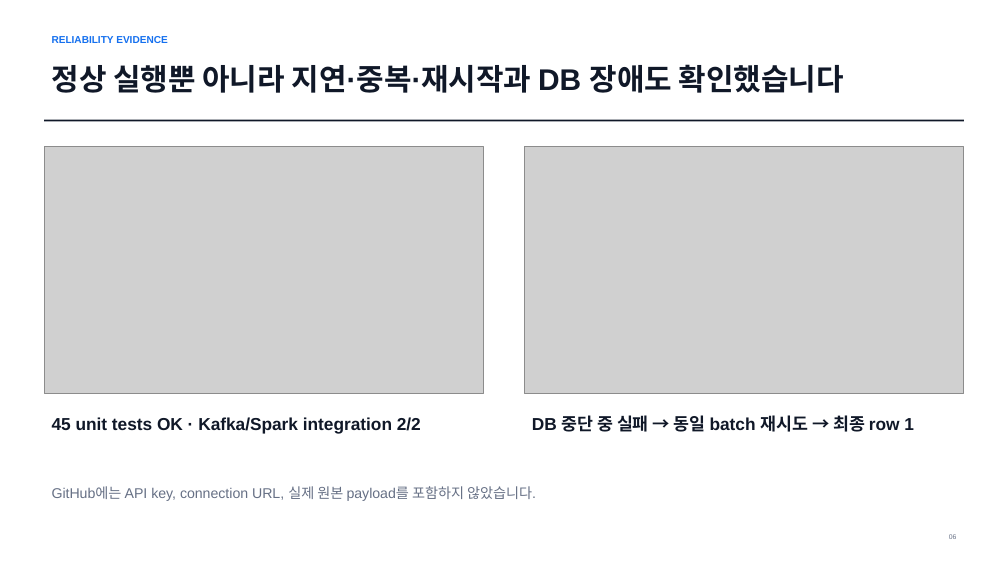
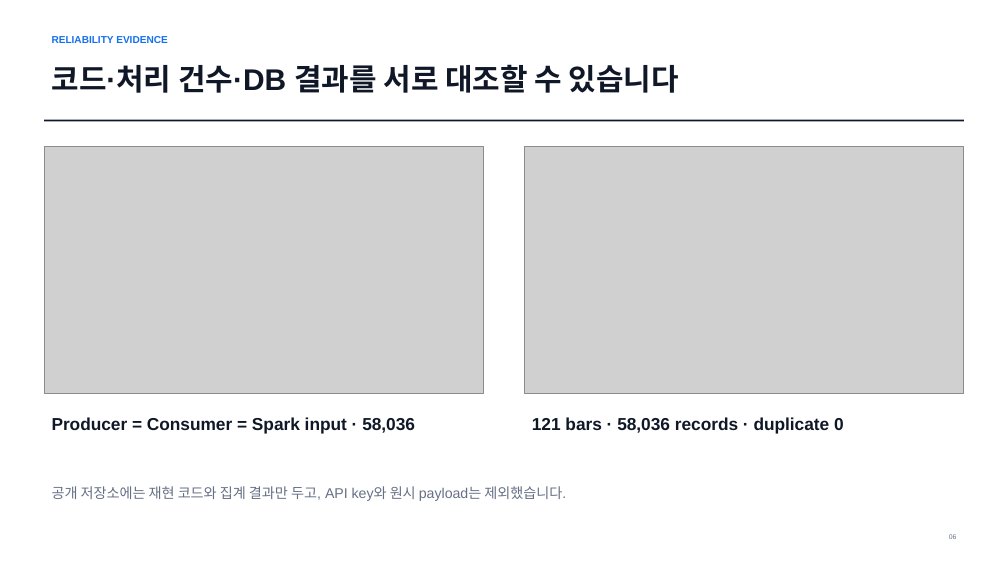
Before and after one commit to hjh6709/us-market-intelligence-pipeline, a slide deck: slide 6 of docs/presentation/us-market-pipeline-assignment.pptx. Drawn at 1008x567 pixels with LibreOffice and Linux fonts; fonts in the diff are those of the drawing; grey boxes stand for pictures. Boxes give left, top, right and bottom in pixels: in the first picture for what was removed or moved away, otherwise in the second. Text is boxed around its words. In the diff, an @@ line names an element or a change of style, - is before the commit and + after.

Commit message:
docs: refine kafka spark assignment evidence

```diff
--- a/docs/presentation/us-market-pipeline-assignment.pptx
+++ b/docs/presentation/us-market-pipeline-assignment.pptx
@@ text at (52, 64, 679, 93): text changed @@
-정상 실행뿐 아니라 지연·중복·재시작과 DB 장애도 확인했습니다
+코드·처리 건수·DB 결과를 서로 대조할 수 있습니다
@@ text at (52, 417, 415, 434): text changed @@
-45 unit tests OK · Kafka/Spark integration 2/2
+Producer = Consumer = Spark input · 58,036
@@ text at (532, 417, 844, 434): text changed @@
-DB 중단 중 실패 → 동일 batch 재시도 → 최종 row 1
+121 bars · 58,036 records · duplicate 0
@@ text at (52, 486, 566, 501): text changed @@
-GitHub에는 API key, connection URL, 실제 원본 payload를 포함하지 않았습니다.
+공개 저장소에는 재현 코드와 집계 결과만 두고, API key와 원시 payload는 제외했습니다.
```
Also in this commit, not shown: 5 other slides changed, 7 other files.
